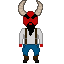
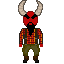
Layer changes from the first 64×64 image to the second:
painted on "Layer 2" over [19,23,43,56]
